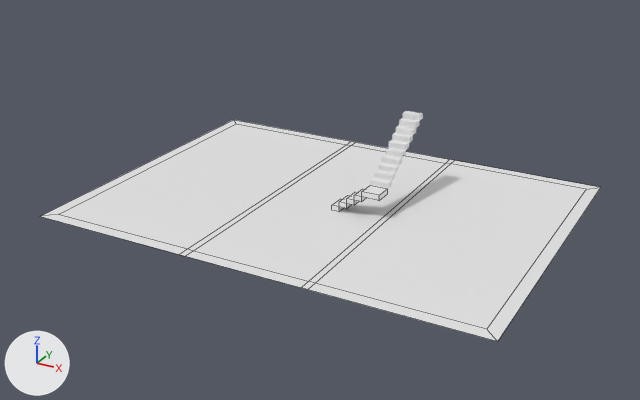
The Blender file house_modeling.blend as it was, and as the next commit left it.
Camera for both pictures: a camera (50 mm lens) standing at (19.39, -18.26, 11.59) and looking at (6.91, 4.44, 0.24). Every picture has the same lights, and +X, +Y and +Z are marked at lower left. Mesh edges are drawn as thin lines on the coarser meshes.

In view in the first picture: 'escalier haut', 'maison'.
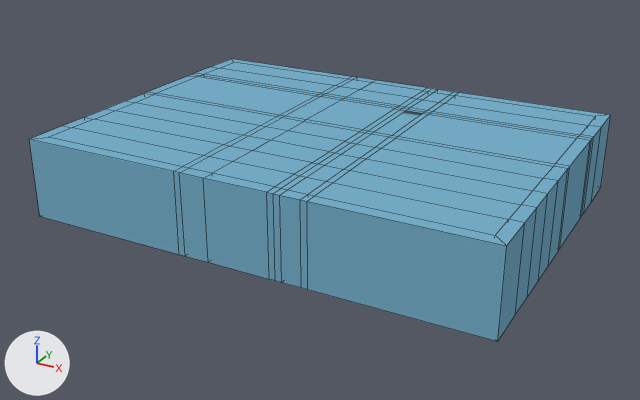
Commit message: house modeling - Building outside walls

Changed parts and their boxes (x1, y1, x2, y2) in the pictures (640 x 400 px):
'maison', reshaped, recoloured (grey to blue, 27% taller): before (40, 120, 601, 342); after (29, 59, 611, 342)
part 1 of me_plane, built on: before (42, 120, 601, 342); after (29, 59, 611, 342)
'escalier haut', unchanged, covered by the edit: before (370, 111, 423, 189); after (403, 111, 422, 116)

The edits, one by one:
Material 'Material' (mat_material) is new.
Its base color is (0.188, 0.435, 0.6) (blue #78b0cb).
me_plane is used by ob_maison; location (7.0, 5.0, 0.0); scale (7.0, 5.0, 1.0).
me_plane had 24 vertices, 17 faces and spanned x -1.06..1.06, y -1.08..1.08, z 0.0.
me_plane now has 320 vertices, 358 faces and spans x -1.06..1.06, y -1.08..1.08, z 0.0..2.55.
Part 1, on me_plane:
9 faces are deleted.
34 vertices are added at x 0.14..0.17, y -1.08..1.08, z 0.0..2.55.
24 new vertices lie (0.0, 0.0, 2.55) away from vertices in x -1.06..1.06, y -1.08..1.08, z 0.0.
12 new vertices lie (0.0, 0.2, 0.0) away from vertices in x -1.0..1.0, y -1.0, z 0.0..2.55.
12 new vertices lie (0.0, 0.2, 0.0) away from vertices in x -1.0..1.0, y -0.8, z 0.0..2.55.
12 new vertices lie (-0.09, 0.0, 0.0) away from vertices in x 0.29, y -1.08..1.08, z 0.0..2.55.
14 new vertices lie (0.0, 0.2, 0.0) away from vertices in x -1.0..1.0, y -0.6, z 0.0..2.55.
16 new vertices lie (0.0, 0.2, 0.0) away from vertices in x -1.0..1.0, y -0.4, z 0.0..2.55.
16 new vertices lie (0.0, 0.2, 0.0) away from vertices in x -1.0..1.0, y -0.2, z 0.0..2.55.
18 new vertices lie (0.12, 0.0, 0.0) away from vertices in x -0.26, y -1.08..1.08, z 0.0..2.55.
18 new vertices lie (0.0, 0.04, 0.0) away from vertices in x -1.0..1.0, y 0.0, z 0.0..2.55.
20 new vertices lie (0.0, 0.48, 0.0) away from vertices in x -1.0..1.0, y 0.04, z 0.0..2.55.
20 new vertices lie (0.0, 0.04, 0.0) away from vertices in x -1.0..1.0, y 0.52, z 0.0..2.55.
20 new vertices lie (0.0, 0.04, 0.0) away from vertices in x -1.0..1.0, y 0.56, z 0.0..2.55.
20 new vertices lie (0.0, -0.2, 0.0) away from vertices in x -1.0..1.0, y 1.0, z 0.0..2.55.
20 new vertices lie (-0.06, 0.0, 0.0) away from vertices in x -1.0, y -0.8..0.8, z 0.0..2.55.
20 new vertices lie (0.06, 0.0, 0.0) away from vertices in x 1.0, y -0.8..0.8, z 0.0..2.55.
350 new faces join them.
Object 'maison' (ob_maison) gains the line: ob_maison.material_slots[0].link = 'OBJECT'; ob_maison.material_slots[0].material = mat_material  # blue #78b0cb
